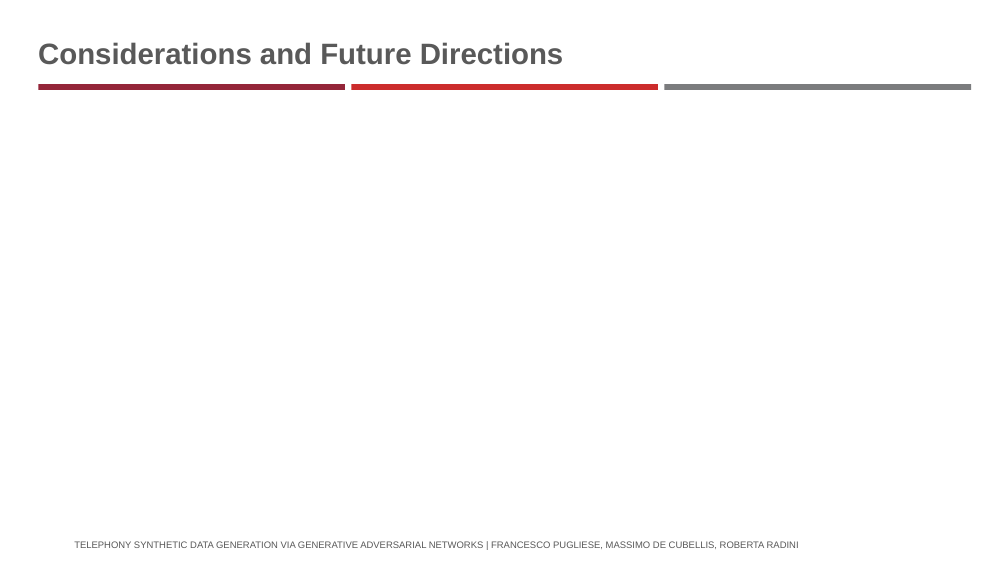
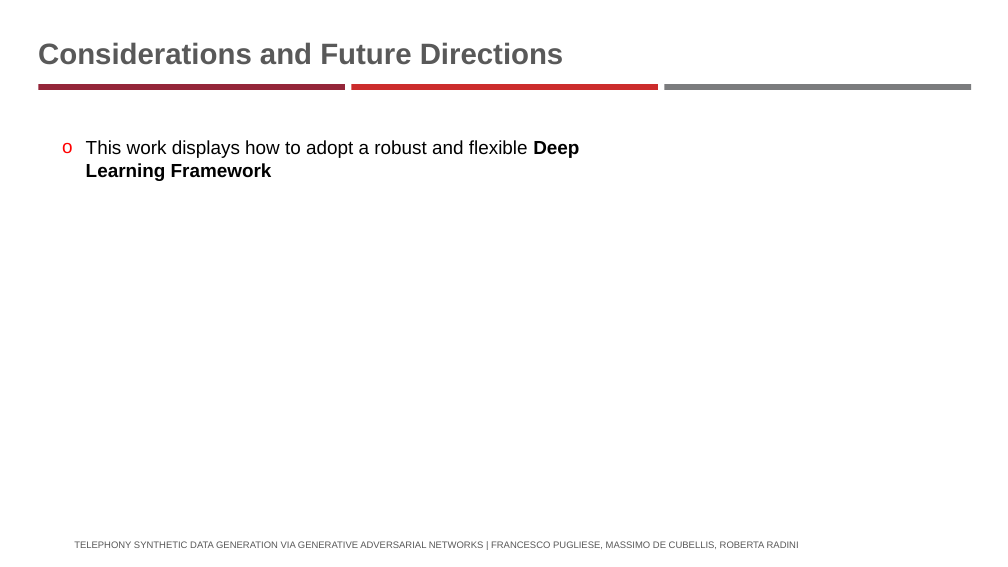
Before and after one commit to istat-methodology/Synthetic_Data, a slide deck: slide 20 of Presentations/Dati Sintetici di telefonia_V2-FUSION.pptx. Drawn at 1008x567 pixels with LibreOffice and Linux fonts; fonts in the diff are those of the drawing; background and template pictures are left out. Boxes give left, top, right and bottom in pixels: in the first picture for what was removed or moved away, otherwise in the second. Text is boxed around its words. In the diff, an @@ line names an element or a change of style, - is before the commit and + after.

```diff
--- a/Presentations/Dati Sintetici di telefonia_V2-FUSION.pptx
+++ b/Presentations/Dati Sintetici di telefonia_V2-FUSION.pptx
@@ text added at (86, 140, 579, 181), 18 pt, text #000000 @@
+o This work displays how to adopt a robust and flexible Deep Learning Framework
```
Also in this commit, not shown: 1 other slide changed, 2 other files.
